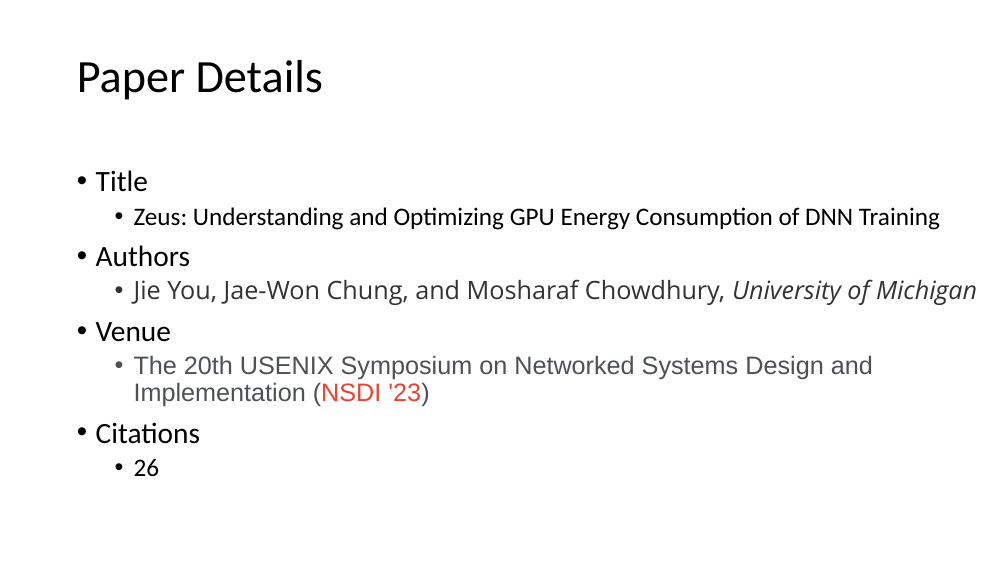
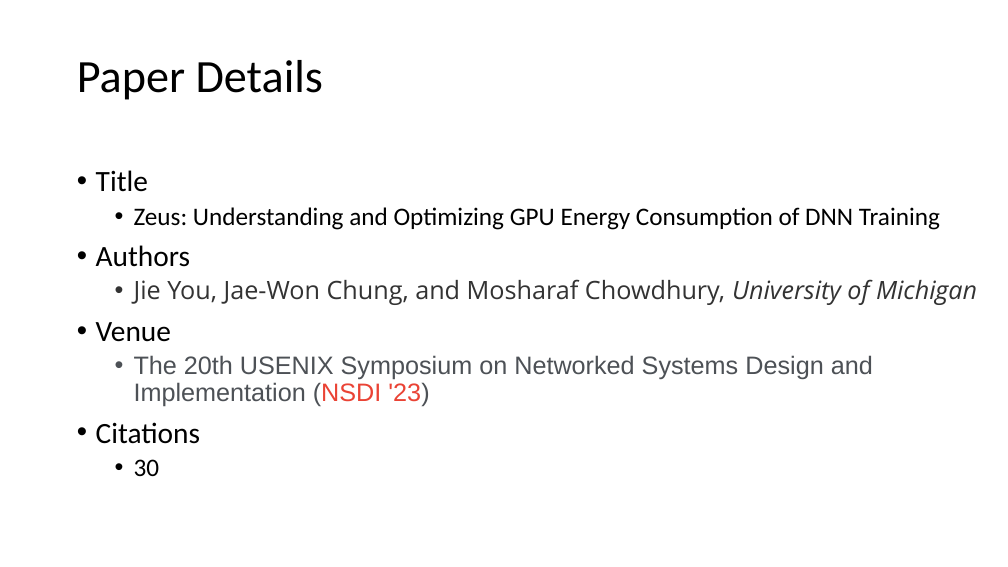
Before and after one commit to LukeLIN-web/CS345, a slide deck: slide 3 of paperview/zeuspresentation.pptx. Drawn at 1008x567 pixels with LibreOffice and Linux fonts; fonts in the diff are those of the drawing. Boxes give left, top, right and bottom in pixels: in the first picture for what was removed or moved away, otherwise in the second. Text is boxed around its words. In the diff, an @@ line names an element or a change of style, - is before the commit and + after.

```diff
--- a/paperview/zeuspresentation.pptx
+++ b/paperview/zeuspresentation.pptx
@@ text at (134, 459, 160, 476): text changed @@
-  • 26
+  • 30
```
Also in this commit, not shown: 16 other slides changed, 17 slides added, 6 slides removed, 8 other files.
